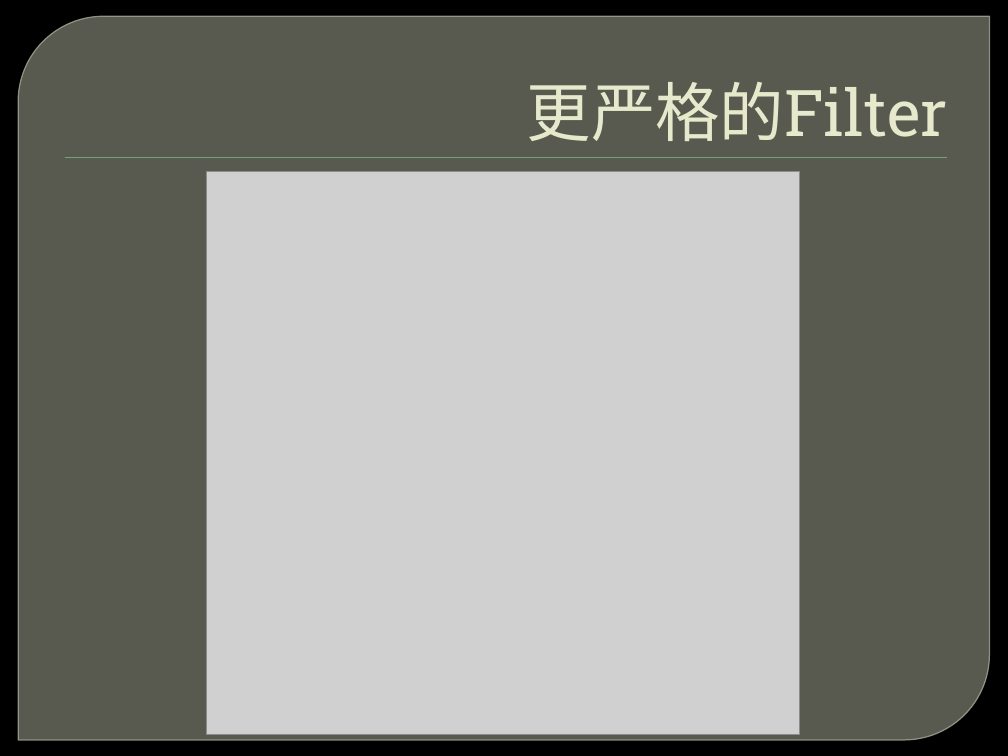
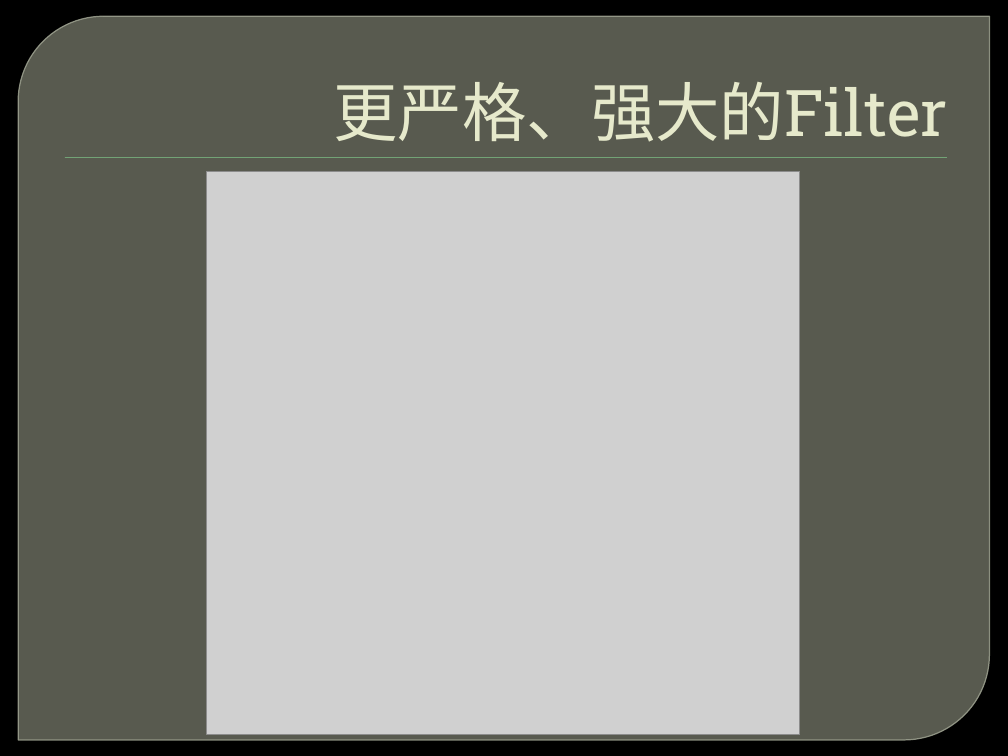
Before and after one commit to ghj1976/lecture, a slide deck: slide 28 of golang连接和组合的语言/Golang 连接和组合的语言.pptx. Drawn at 1008x756 pixels with LibreOffice and Linux fonts; fonts in the diff are those of the drawing; grey boxes stand for pictures; background and template pictures are left out. Boxes give left, top, right and bottom in pixels: in the first picture for what was removed or moved away, otherwise in the second. Text is boxed around its words. In the diff, an @@ line names an element or a change of style, - is before the commit and + after.

```diff
--- a/golang连接和组合的语言/Golang 连接和组合的语言.pptx
+++ b/golang连接和组合的语言/Golang 连接和组合的语言.pptx
@@ title at (334, 82, 948, 142): text changed @@
-更严格的Filter
+更严格、强大的Filter
```
Also in this commit, not shown: 3 other slides changed.
